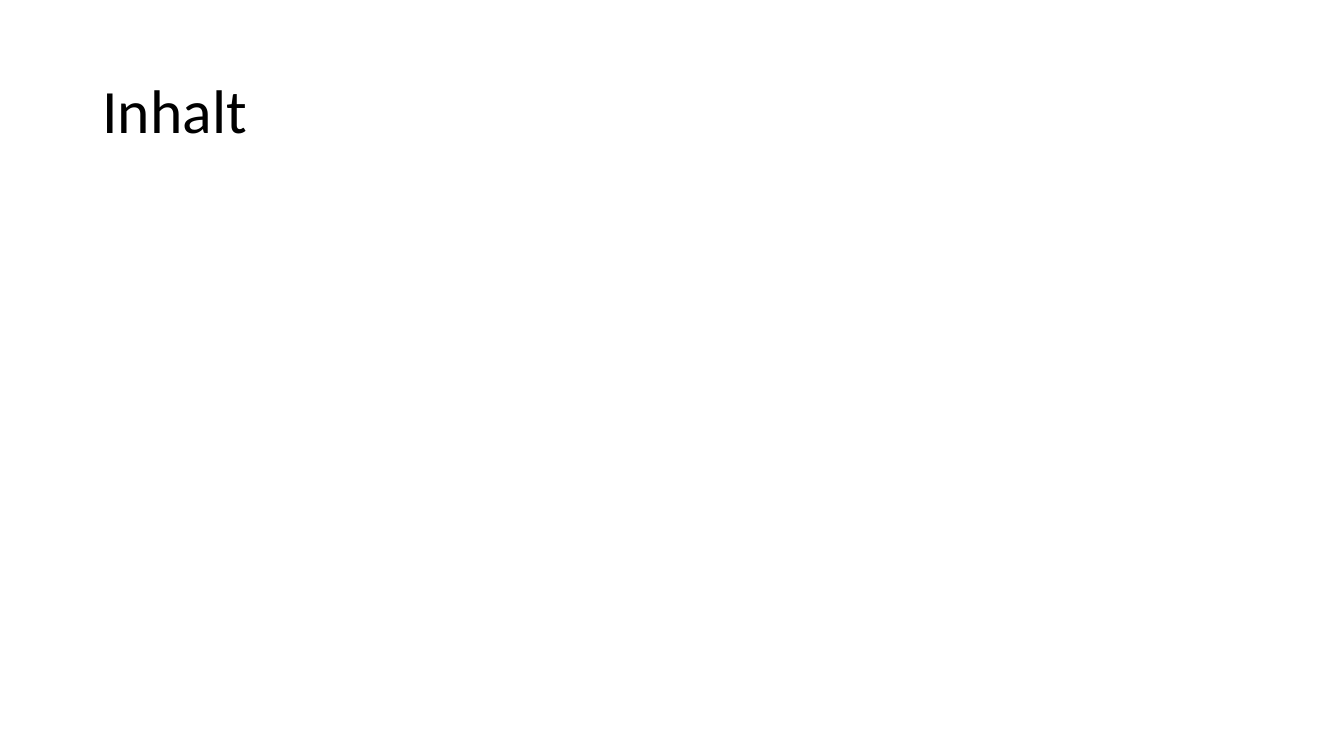
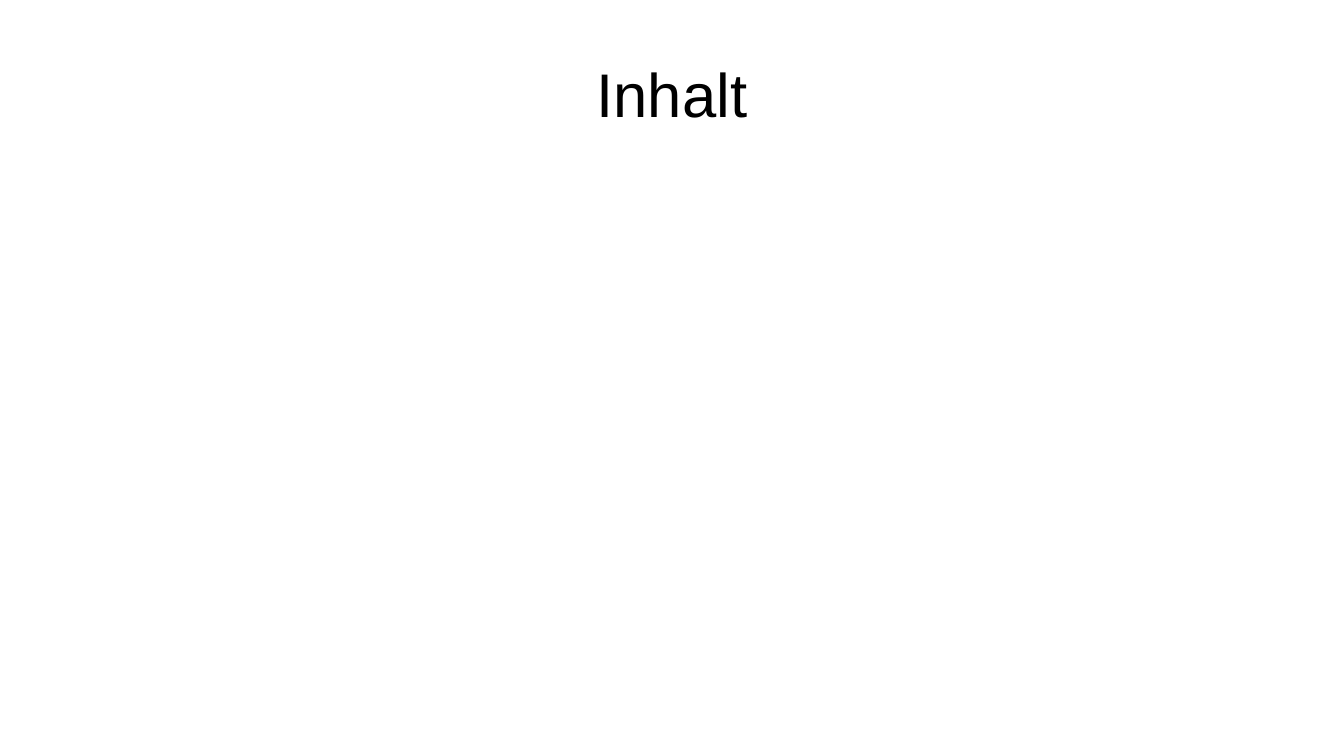
Before and after one commit to RocketRider/UnrealCup, a slide deck: slide 3 of doc/Präsi/UnrealCup.pptx. Drawn at 1344x756 pixels with LibreOffice and Linux fonts; fonts in the diff are those of the drawing; background and template pictures are left out. Boxes give left, top, right and bottom in pixels: in the first picture for what was removed or moved away, otherwise in the second. Text is boxed around its words. In the diff, an @@ line names an element or a change of style, - is before the commit and + after.

```diff
--- a/doc/Präsi/UnrealCup.pptx
+++ b/doc/Präsi/UnrealCup.pptx
@@ title "Inhalt": place and size @@
-title "Inhalt" at [102,90,246,134]
+title "Inhalt" at [597,72,748,118]
@@ title "Inhalt" at [597,72,748,118]: font Calibri to Arial; alignment left to centre; line spacing 0.9 to 1 @@
```
Also in this commit, not shown: 7 other slides changed, 3 slides added, 1 slide removed.
